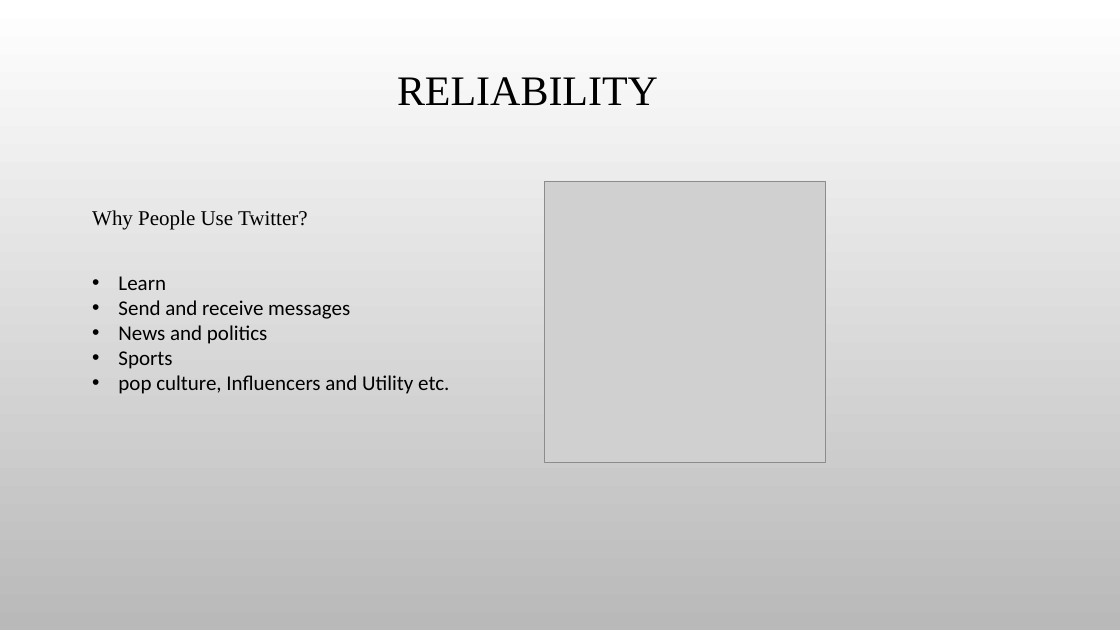
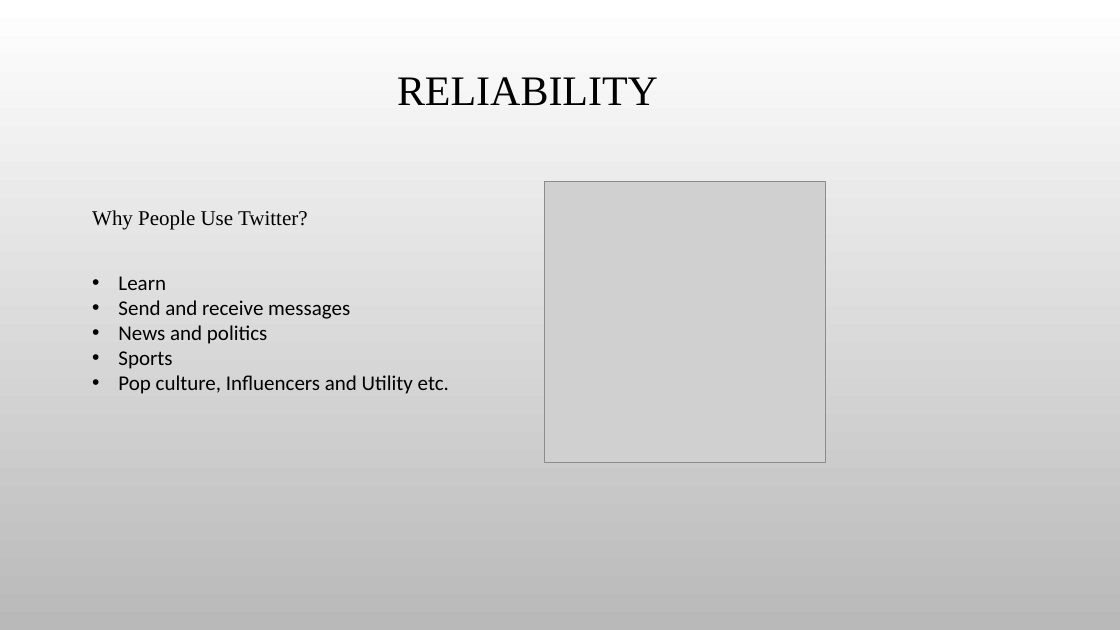
Before and after one commit to Sajith16/SACaseStudy, a slide deck: slide 1 of Reliability.pptx. Drawn at 1120x630 pixels with LibreOffice and Linux fonts; fonts in the diff are those of the drawing; grey boxes stand for pictures; background and template pictures are left out. Boxes give left, top, right and bottom in pixels: in the first picture for what was removed or moved away, otherwise in the second. Text is boxed around its words. In the diff, an @@ line names an element or a change of style, - is before the commit and + after.

Commit message:
Updated Reliability pptx

```diff
--- a/Reliability.pptx
+++ b/Reliability.pptx
@@ text at [118,375,449,394]: text changed @@
-• pop culture, Influencers and Utility etc.
+• Pop culture, Influencers and Utility etc.
```
Also in this commit, not shown: 2 other slides changed.
